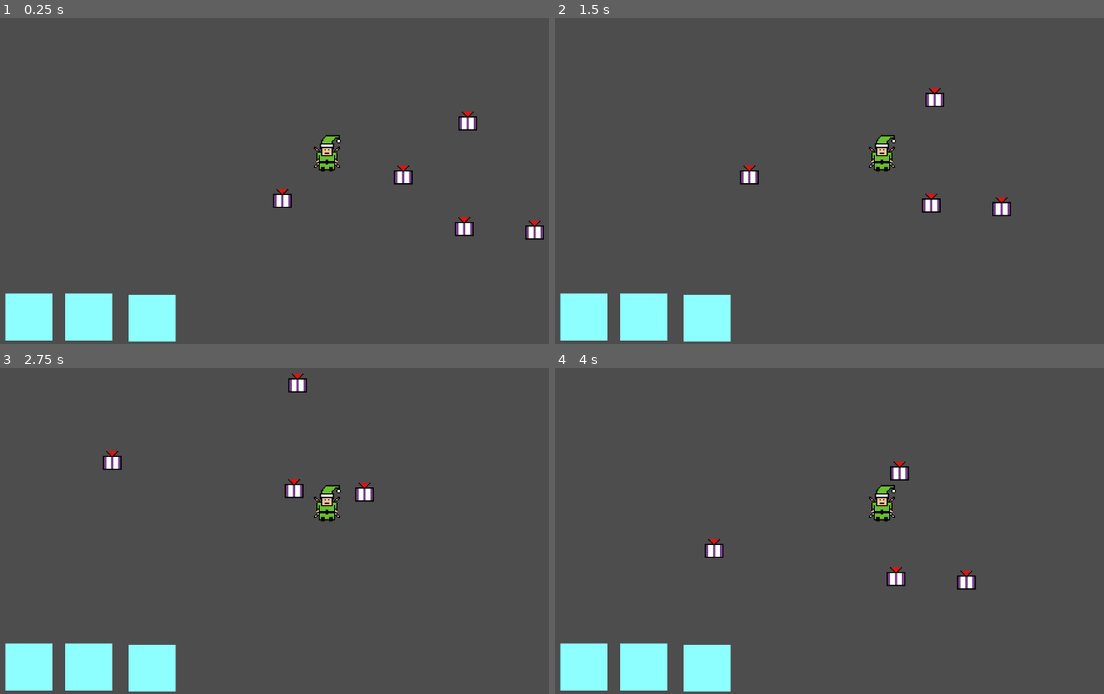
Above: before the commit, frames 1-4 (two rows, left to right).
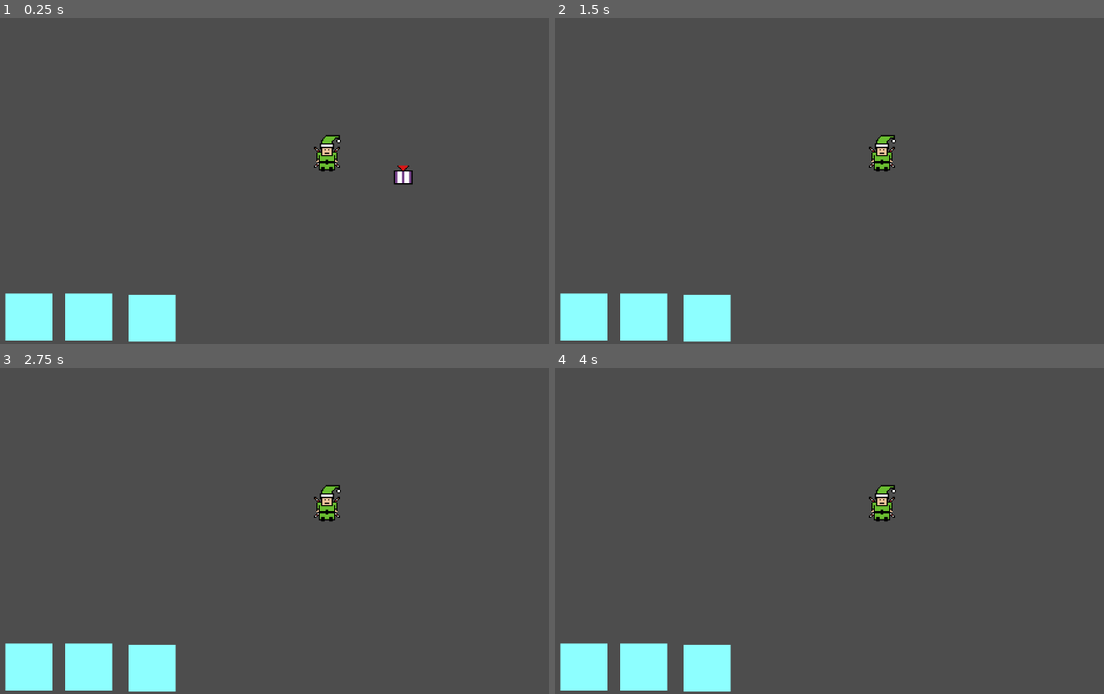
Above: after the commit, the same moments.

Repository: mr-moosebear/ElvesForClause
Game: Godot game, scene res://Scenes/main.tscn
Two runs of this game, one before a commit and one after it. Both use one fixed random seed, a clock stepped at 60 frames per second and the inputs below.
Inputs:
- Up to frame 1 (0.25 s): no input
- Up to frame 2 (1.5 s): tap Enter at 0.5 s; hold Right (right) 0.53-1.28 s; tap F (attack) at 0.6, 1.35 s; hold Down (down) from 1.28 s (still down)
- Up to frame 3 (2.75 s): release Down (down) at 2.03 s; hold Right (right) from 2.03 s (still down); tap F (attack) at 2.1 s
- Up to frame 4 (4 s): release Right (right) at 2.78 s; hold Up (up) 2.78-3.53 s; tap F (attack) at 2.85, 3.6 s; hold Left (left) from 3.53 s (still down)

The runs differ from the first frame. In frame 1, 0.7% of the frame differs, in the area x 49-100%, y 28-69%; in frame 2, 0.7%; in frame 3, 0.7%; in frame 4, 0.7%, in the area x 27-77%, y 28-69%.

Commit message:
Detaching Nodes

Diff:
--- a/elvesforclause/Scenes/main.tscn
+++ b/elvesforclause/Scenes/main.tscn
@@ -12,15 +12,3 @@
 
 [node name="Present" parent="." instance=ExtResource("6_8du1e")]
 position = Vector2(171, 233)
-
-[node name="Present2" parent="." instance=ExtResource("6_8du1e")]
-position = Vector2(283, 280)
-
-[node name="Present3" parent="." instance=ExtResource("6_8du1e")]
-position = Vector2(68, 253)
-
-[node name="Present4" parent="." instance=ExtResource("6_8du1e")]
-position = Vector2(226, 187)
-
-[node name="Present5" parent="." instance=ExtResource("6_8du1e")]
-position = Vector2(223, 277)
--- a/elvesforclause/UI/inventory_ui.gd
+++ b/elvesforclause/UI/inventory_ui.gd
@@ -1,15 +1 @@
 extends Control
-
-var items : Dictionary = {
-	"wrapping_paper": "res://Art/MyArt/WrappingPaper.png",
-	"coal_gun": "res://Art/grenade_launcher.png"
-}
-
-func update_short_range() -> void:
-	if Global.short_range:
-		$ShortRangeSlot/Sprite2D.texture = load(items[Global.short_range])
-
-func update_long_range() -> void:
-	if Global.long_range:
-		print(Global.long_range)
-		$LongRangeSlot/Sprite2D.texture = load(items[Global.long_range])
